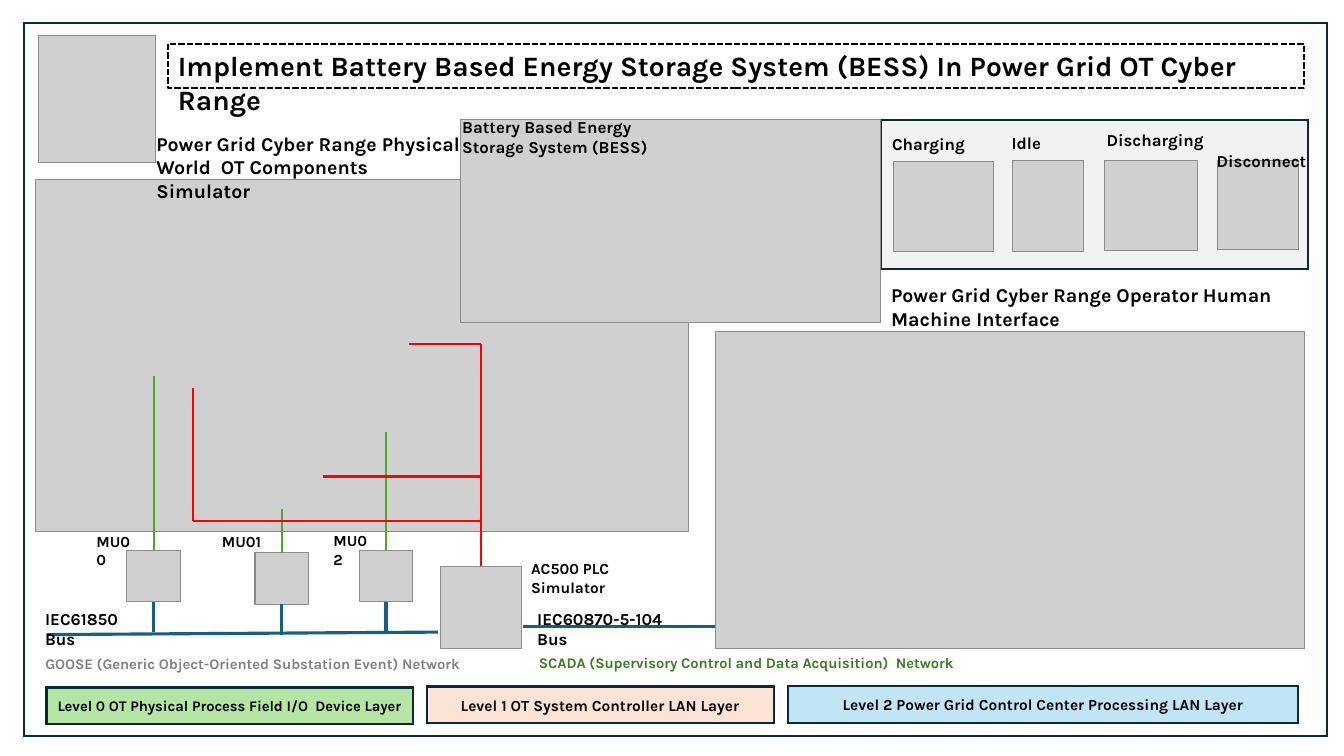
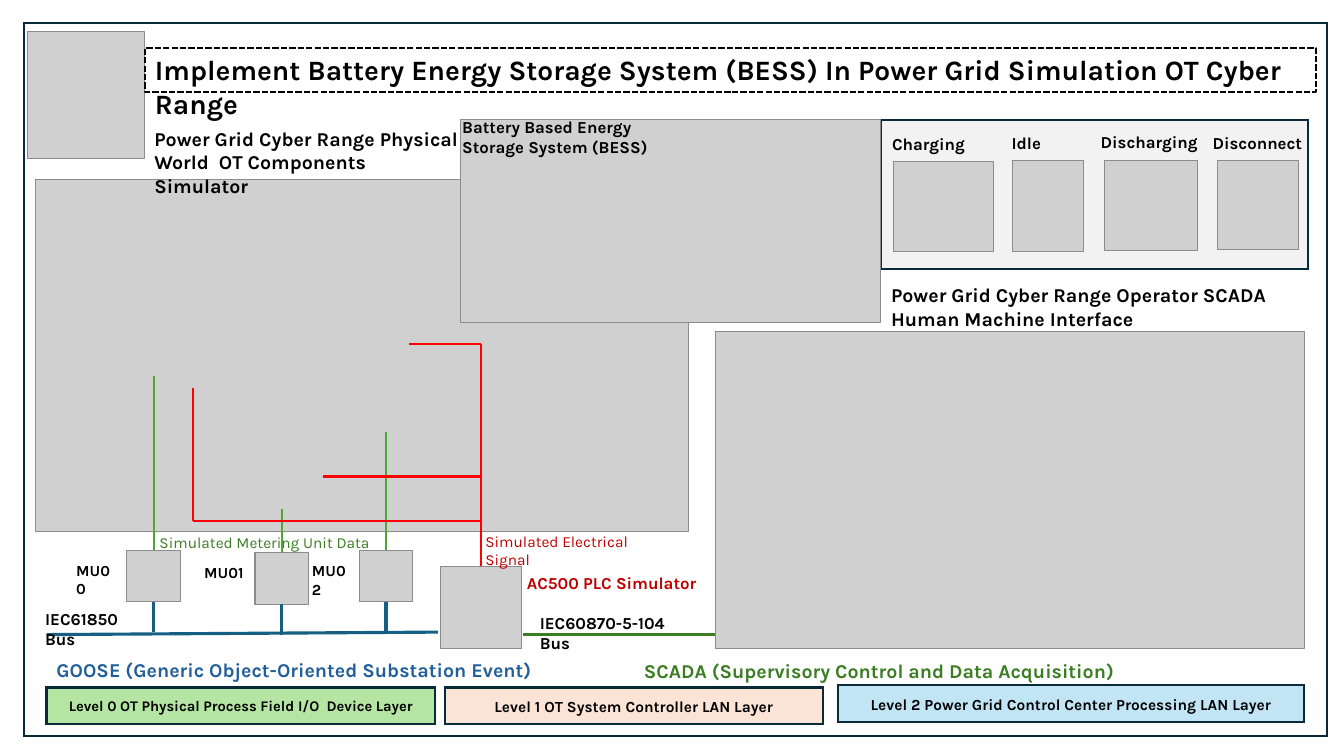
Before and after one commit to LiuYuancheng/Power_Grid_Simulation_System_Document, a slide deck: slide 4 of 2_SystemDesign_Doc/5_Energy_Storage_System_Design_Img/designDoc.pptx. Drawn at 1344x756 pixels with LibreOffice and Linux fonts; fonts in the diff are those of the drawing; grey boxes stand for pictures. Boxes give left, top, right and bottom in pixels: in the first picture for what was removed or moved away, otherwise in the second. Text is boxed around its words. In the diff, an @@ line names an element or a change of style, - is before the commit and + after.

```diff
--- a/2_SystemDesign_Doc/5_Energy_Storage_System_Design_Img/designDoc.pptx
+++ b/2_SystemDesign_Doc/5_Energy_Storage_System_Design_Img/designDoc.pptx
@@ picture moved from (x1=38, y1=35, x2=155, y2=162) to (x1=27, y1=31, x2=144, y2=158) @@
@@ rectangle "Implement Battery Energy Storage System ..." resized from (x1=168, y1=43, x2=1305, y2=88) to (x1=145, y1=48, x2=1317, y2=93) @@
@@ text in rectangle at (x1=155, y1=59, x2=1281, y2=87): text changed @@
-Implement Battery Based Energy Storage System (BESS) In Power Grid OT Cyber Range
+Implement Battery Energy Storage System (BESS) In Power Grid Simulation OT Cyber Range
@@ text "Power Grid Cyber Range Physical ..." moved from (x1=156, y1=137, x2=460, y2=199) to (x1=154, y1=132, x2=458, y2=194) @@
@@ text "Discharging" moved from (x1=1107, y1=134, x2=1204, y2=151) to (x1=1101, y1=136, x2=1198, y2=153) @@
@@ text "Disconnect" rewrapped from (x1=1217, y1=155, x2=1307, y2=172) to (x1=1213, y1=137, x2=1303, y2=150) @@
@@ text at (x1=891, y1=288, x2=1266, y2=332): text changed @@
-Power Grid Cyber Range Operator Human Machine Interface
+Power Grid Cyber Range Operator SCADA Human Machine Interface
@@ text added at (x1=159, y1=534, x2=370, y2=552), 11 pt, text #3B7D23 @@
+Simulated Metering Unit Data
@@ text added at (x1=485, y1=536, x2=628, y2=570), 11 pt, text #C00000 @@
+Simulated Electrical Signal
@@ text "MU00" moved from (x1=87, y1=527, x2=147, y2=557) to (x1=67, y1=557, x2=127, y2=586) @@
@@ text "MU01" moved from (x1=222, y1=537, x2=261, y2=548) to (x1=204, y1=568, x2=243, y2=578) @@
@@ text "MU02" moved from (x1=324, y1=526, x2=384, y2=556) to (x1=302, y1=557, x2=363, y2=586) @@
@@ text "AC500 PLC Simulator" moved from (x1=531, y1=564, x2=609, y2=593) to (x1=527, y1=577, x2=696, y2=590) @@
@@ text "AC500 PLC Simulator" at (x1=527, y1=577, x2=696, y2=590): size 11 to 12 pt, text colour #000000 to #C00000 @@
@@ text "IEC60870-5-104 Bus" moved from (x1=537, y1=614, x2=662, y2=646) to (x1=540, y1=618, x2=665, y2=650) @@
@@ text "GOOSE (Generic Object-Oriented Substation Event) ..." moved from (x1=45, y1=658, x2=460, y2=673) to (x1=56, y1=662, x2=531, y2=707) @@
@@ text "GOOSE (Generic Object-Oriented Substation Event) ..." at (x1=56, y1=662, x2=531, y2=707): size 10.5 to 14 pt, text colour #808080 to #215F9A @@
@@ line moved from (523, 627) - (715, 627) to (523, 635) - (715, 635) @@
@@ line (523, 635) - (715, 635): stroke #156082 2.25 pt to #3B7D23 2.25 pt @@
@@ text "SCADA (Supervisory Control and Data ..." moved from (x1=539, y1=657, x2=954, y2=672) to (x1=644, y1=663, x2=1114, y2=707) @@
@@ text "SCADA (Supervisory Control and Data ..." at (x1=644, y1=663, x2=1114, y2=707): size 10.5 to 14 pt @@
@@ rectangle "Level 0 OT Physical Process ..." resized from (x1=46, y1=688, x2=412, y2=725) to (x1=46, y1=688, x2=436, y2=725) @@
@@ rectangle "Level 1 OT System Controller ..." resized from (x1=426, y1=687, x2=773, y2=724) to (x1=446, y1=688, x2=824, y2=725) @@
@@ rectangle "Level 2 Power Grid Control ..." resized from (x1=788, y1=687, x2=1299, y2=724) to (x1=839, y1=686, x2=1305, y2=723) @@
```
Also in this commit, not shown: 2 other files.
